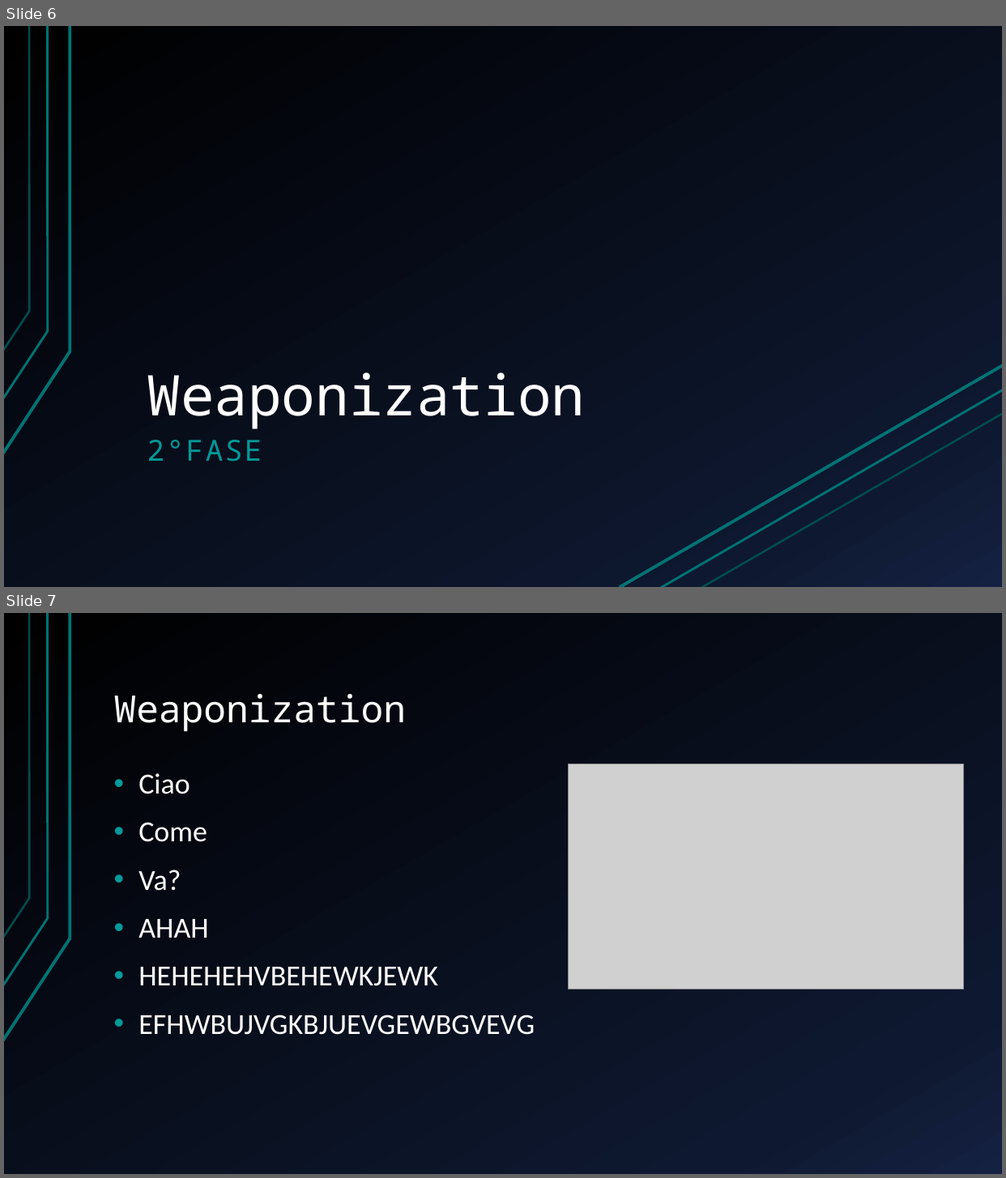
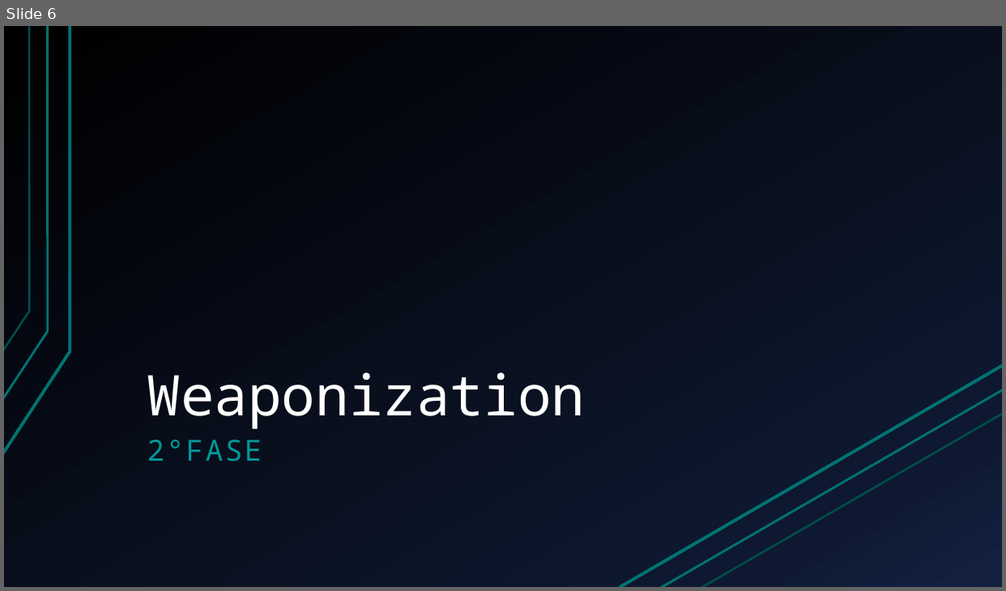
Before and after one commit to espositoandrea/APKBackdoor, a slide deck: Presentazione.pptx. Shown one above the other, each under a label of ours: slides 6 and 7 before the commit, slide 6 after it. The pictures are 1006x1178 and 1006x591 pixels, drawn with LibreOffice and Linux fonts; fonts in the diff are those of the drawing; grey boxes stand for pictures. Boxes give left, top, right and bottom in pixels: in the first picture for what was removed or moved away, otherwise in the second. Text is boxed around its words. In the diff, an @@ line names an element or a change of style, - is before the commit and + after.

```diff
--- a/Presentazione.pptx
+++ b/Presentazione.pptx
@@ slide 7 removed at <box>4,613,1002,1174</box>, background gradient #000000 to #0F1931 to #142242; not listed: 3 template elements that a slide beside it also shows @@
@@ title removed at <box>114,694,406,731</box> @@
-Weaponization
@@ text removed at <box>138,773,535,1035</box> @@
-• Ciao
-• Come
-• Va?
-• AHAH
-• HEHEHEHVBEHEWKJEWK
-• EFHWBUJVGKBJUEVGEWBGVEVG
@@ picture removed at <box>568,764,964,989</box> @@
```
Also in this commit, not shown: 4 slides changed, 12 slides added, 4 other slides removed, 1 other file.
